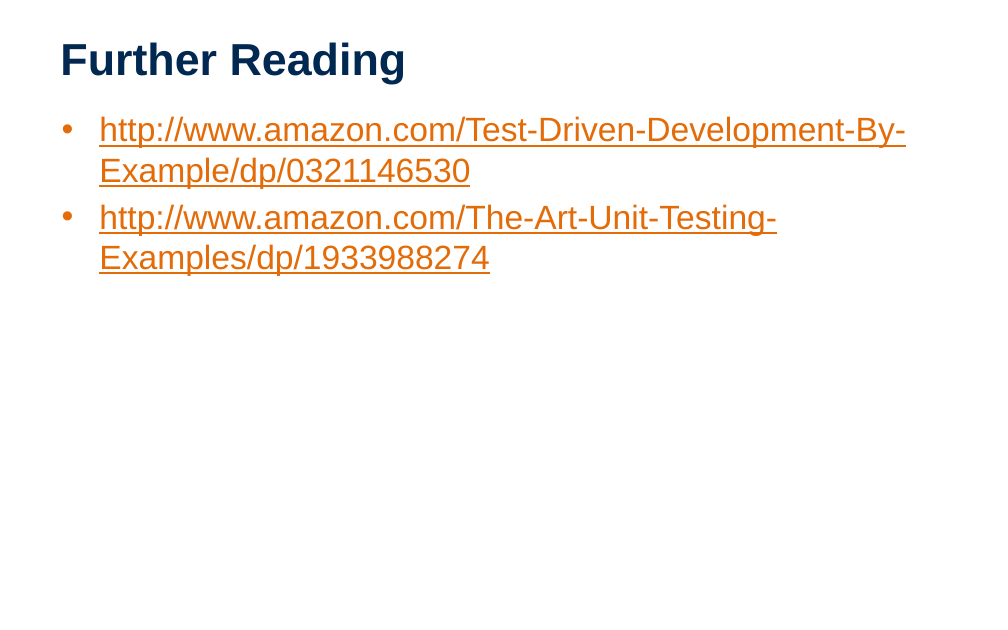
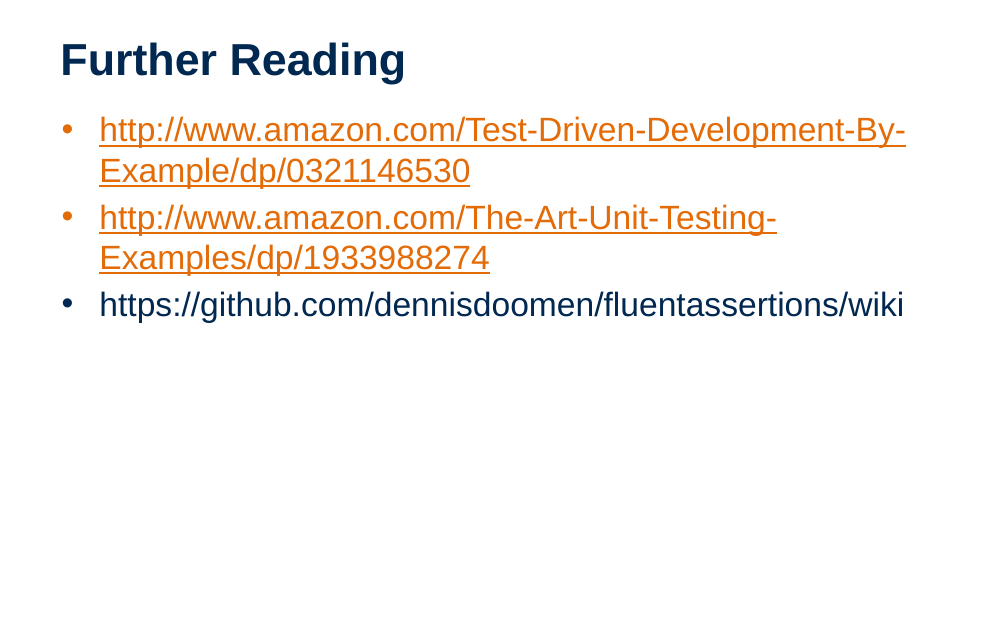
Before and after one commit to EntelectCodeDojo/Testing, a slide deck: slide 16 of CodeDojo-UnitTesting.pptx (slide 13 before the commit). Drawn at 1008x630 pixels with LibreOffice and Linux fonts; fonts in the diff are those of the drawing; background and template pictures are left out. Boxes give left, top, right and bottom in pixels: in the first picture for what was removed or moved away, otherwise in the second. Text is boxed around its words. In the diff, an @@ line names an element or a change of style, - is before the commit and + after.

```diff
--- a/CodeDojo-UnitTesting.pptx
+++ b/CodeDojo-UnitTesting.pptx
@@ text at box(99, 291, 904, 323): paragraph added @@
+• https://github.com/dennisdoomen/fluentassertions/wiki
```
Also in this commit, not shown: 3 other slides changed, 5 slides added, 2 slides removed.
